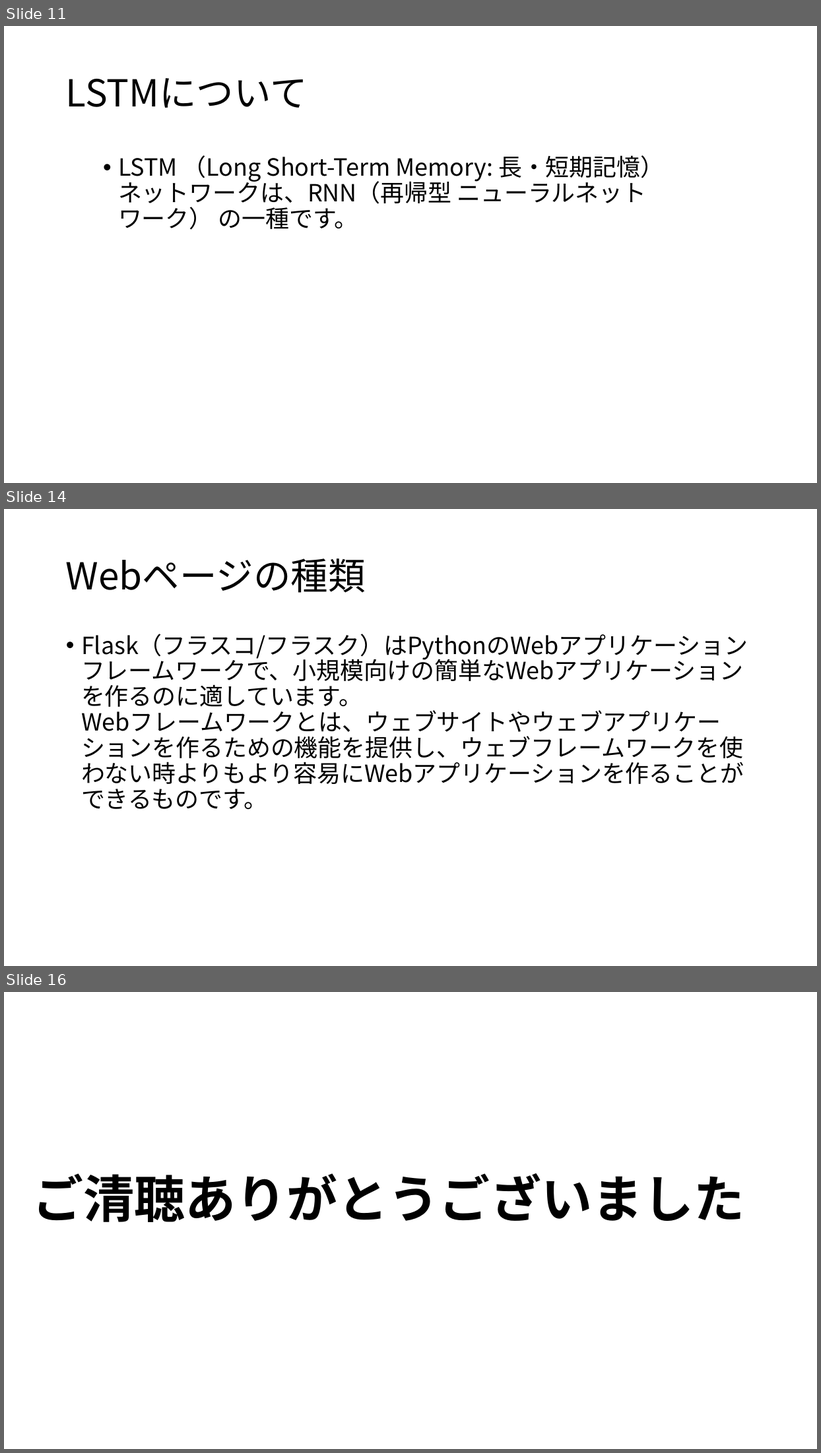
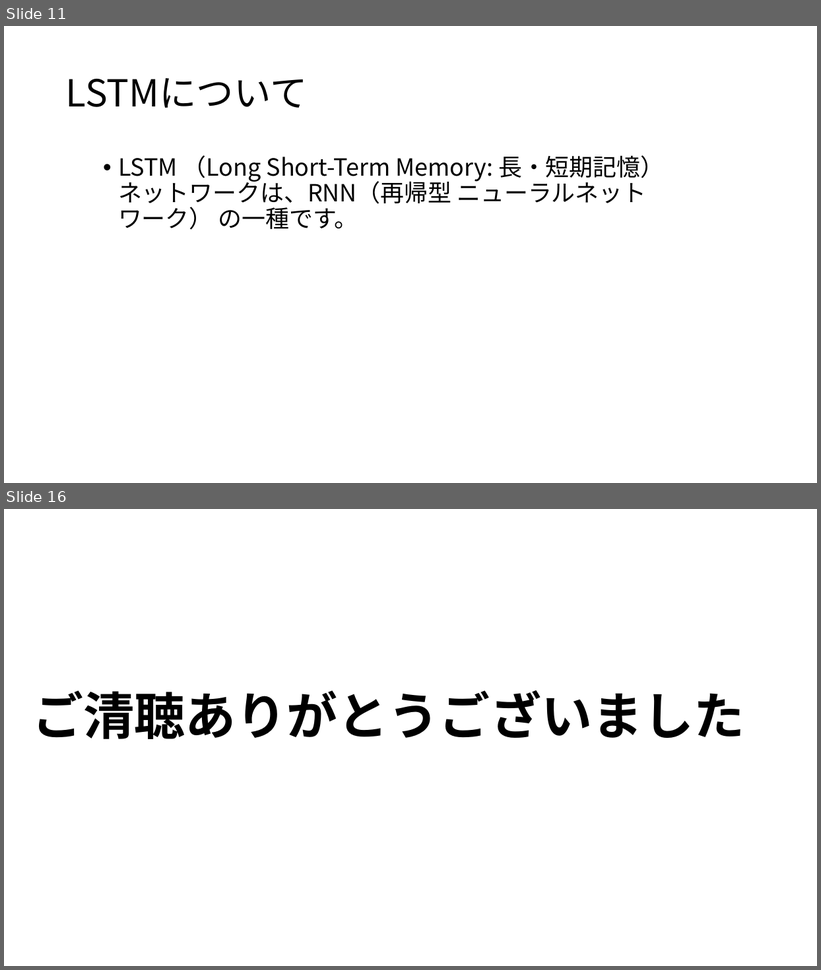
Before and after one commit to yoshitake266/bitComposer_prj, a slide deck: presentation/bit Composer.pptx. Shown one above the other, each under a label of ours: slides 11, 14 and 16 before the commit, slides 11 and 16 after it; the slides between them are not shown. The pictures are 821x1453 and 821x970 pixels, drawn with LibreOffice and Linux fonts; fonts in the diff are those of the drawing. Boxes give left, top, right and bottom in pixels: in the first picture for what was removed or moved away, otherwise in the second. Text is boxed around its words. In the diff, an @@ line names an element or a change of style, - is before the commit and + after.

```diff
--- a/presentation/bit Composer.pptx
+++ b/presentation/bit Composer.pptx
@@ slide 14 removed at [4, 509, 817, 966], background #FFFFFF @@
@@ title removed at [66, 559, 366, 593] @@
-Webページの種類
@@ text removed at [81, 634, 748, 809] @@
-• Flask（フラスコ/フラスク）はPythonのWebアプリケーションフレームワークで、小規模向けの簡単なWebアプリケーションを作るのに適しています。
-  Webフレームワークとは、ウェブサイトやウェブアプリケーションを作るための機能を提供し、ウェブフレームワークを使わない時よりもより容易にWebアプリケーションを作ることができるものです。
```
Also in this commit, not shown: 4 slides changed, 2 slides added, 1 other slide removed.
